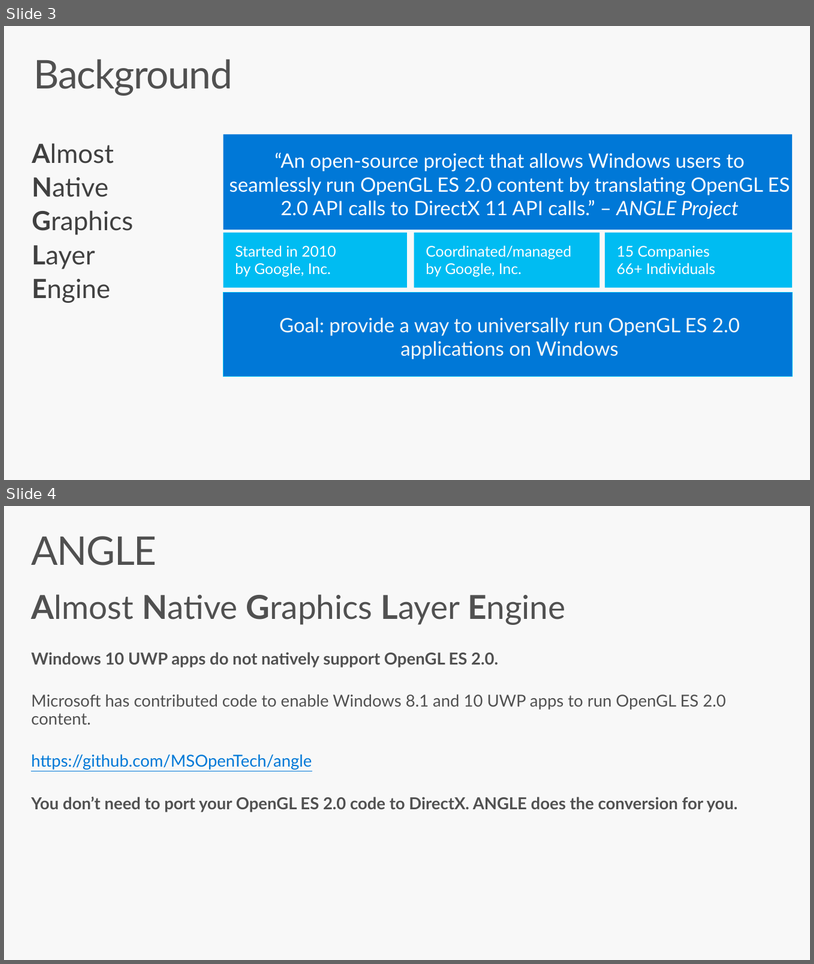
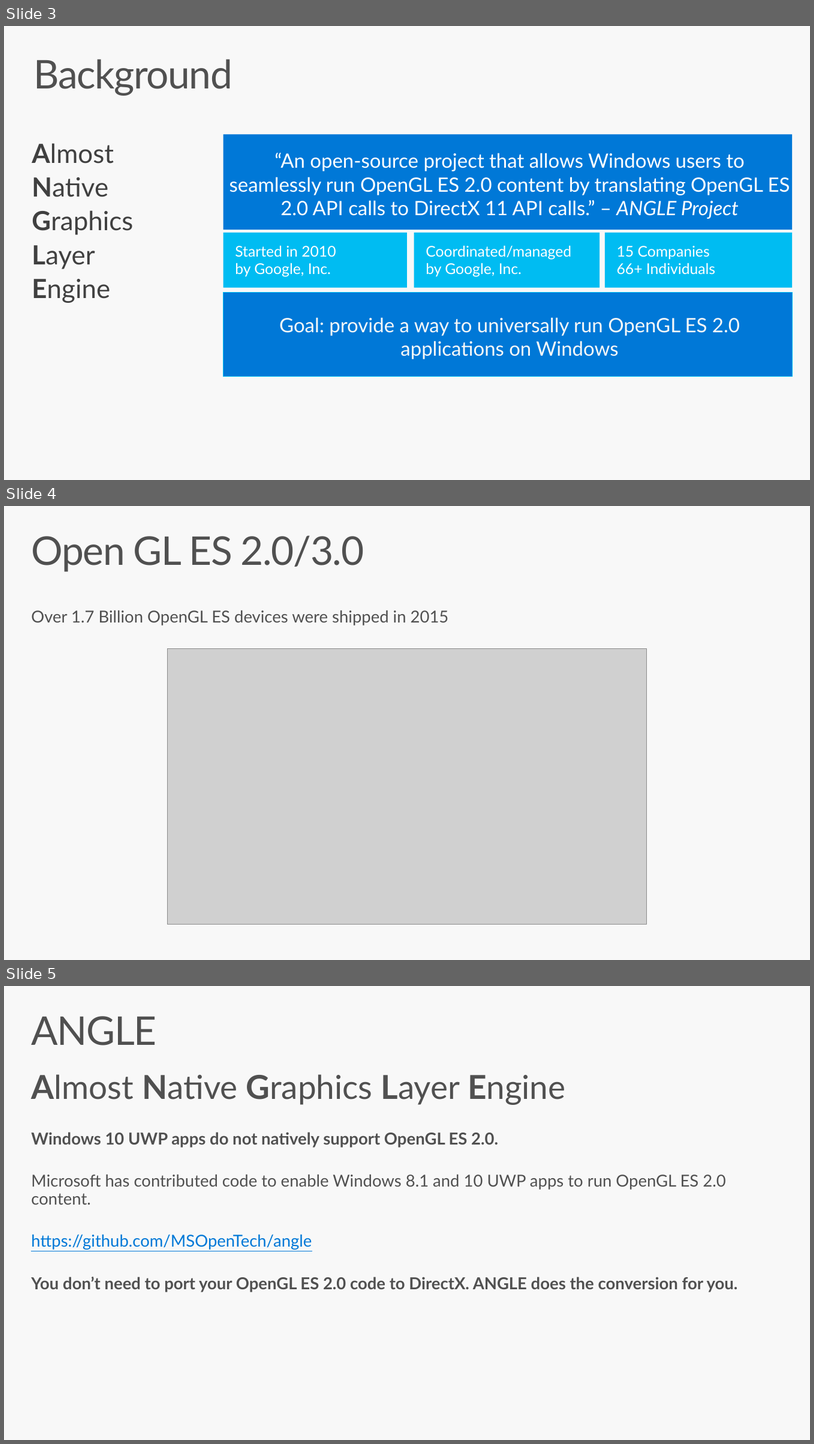
Before and after one commit to Microsoft-Build-2016/CodeLabs-GameDev-3-ANGLE, a slide deck: Presentation.pptx. Shown one above the other, each under a label of ours: slides 3 and 4 before the commit, slides 3, 4 and 5 after it. The pictures are 814x964 and 814x1444 pixels, drawn with LibreOffice and Linux fonts; fonts in the diff are those of the drawing; grey boxes stand for pictures. Boxes give left, top, right and bottom in pixels: in the first picture for what was removed or moved away, otherwise in the second. Text is boxed around its words. In the diff, an @@ line names an element or a change of style, - is before the commit and + after.

Commit message:
added opengl es slide

```diff
--- a/Presentation.pptx
+++ b/Presentation.pptx
@@ slide 4 added at box(4, 506, 810, 960), background #F8F8F8 @@
@@ title added at box(31, 535, 364, 572), 48 pt, text #505050 @@
+Open GL ES 2.0/3.0
@@ text added at box(31, 610, 449, 625), 20 pt, text #505050 @@
+  Over 1.7 Billion OpenGL ES devices were shipped in 2015
@@ picture added at box(168, 649, 647, 924) @@
@@ what was slide 4 is now slide 5 @@
```
